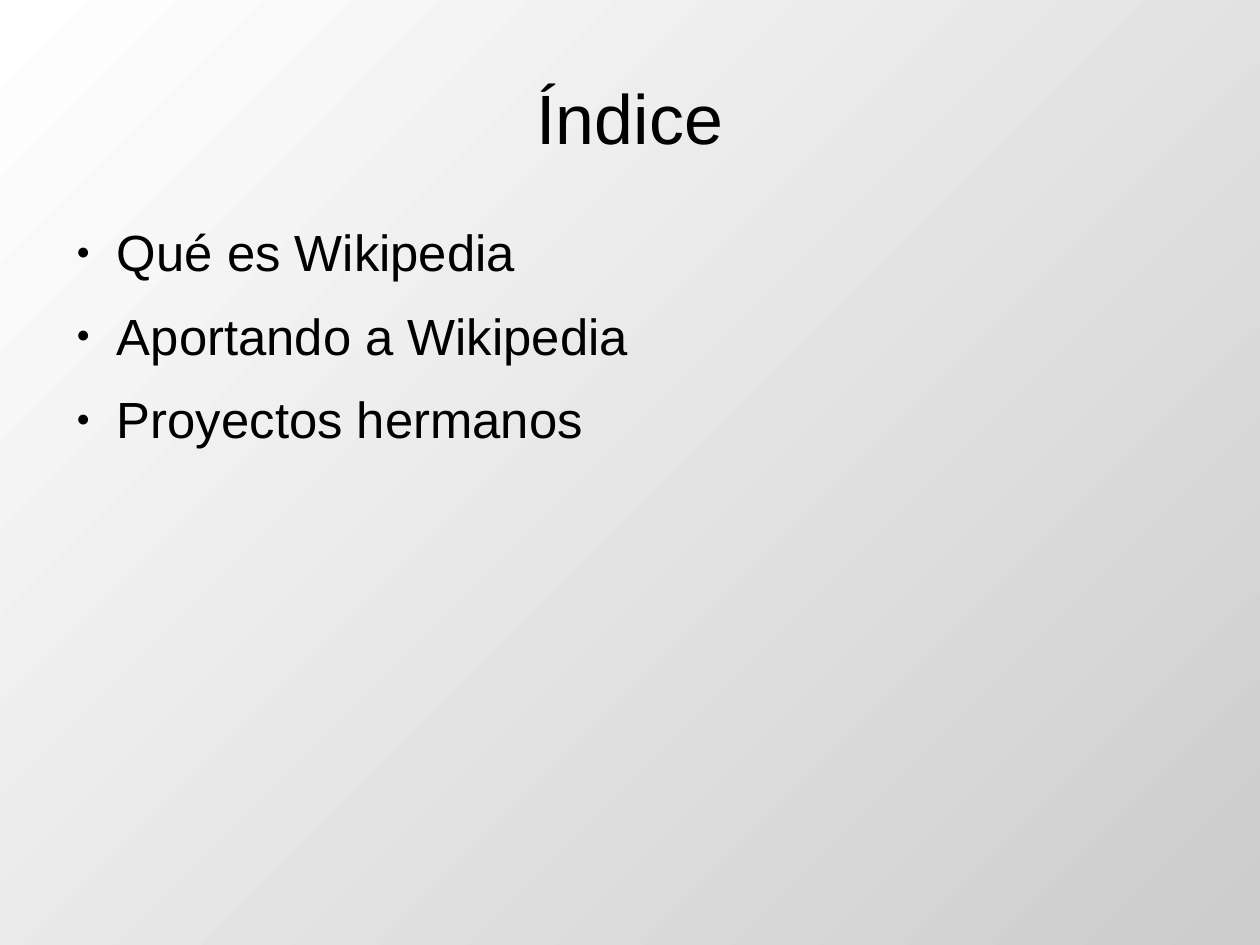
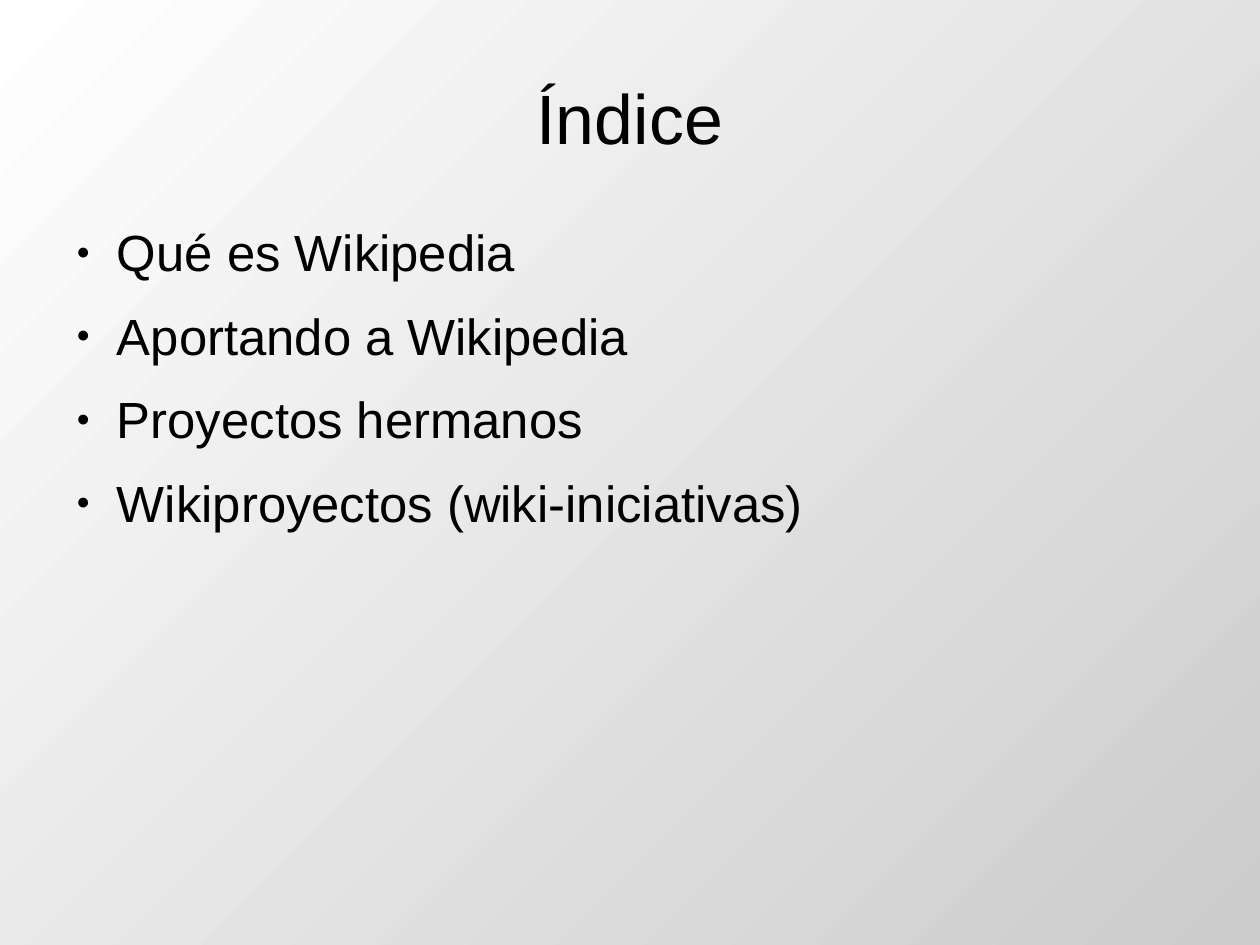
Before and after one commit to DrPantera/wikis4education, a slide deck: slide 2 of uca-2013_07/tema-4-Wikipedia.odp. Drawn at 1260x945 pixels with LibreOffice and Linux fonts; fonts in the diff are those of the drawing. Boxes give left, top, right and bottom in pixels: in the first picture for what was removed or moved away, otherwise in the second. Text is boxed around its words. In the diff, an @@ line names an element or a change of style, - is before the commit and + after.

```diff
--- a/uca-2013_07/tema-4-Wikipedia.odp
+++ b/uca-2013_07/tema-4-Wikipedia.odp
@@ text at (117, 485, 803, 532): paragraph added @@
+● Wikiproyectos (wiki-iniciativas)
```
Also in this commit, not shown: 3 other slides changed, 2 slides added, 2 other files.
